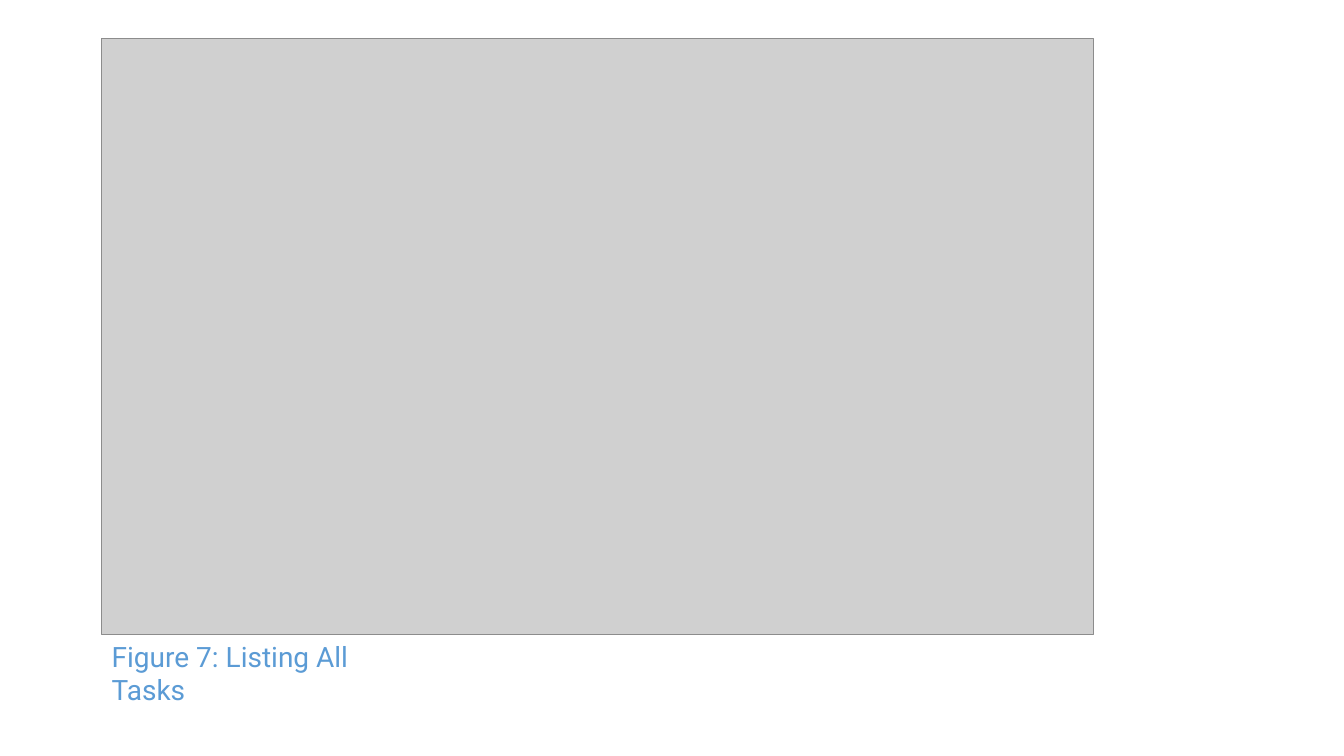
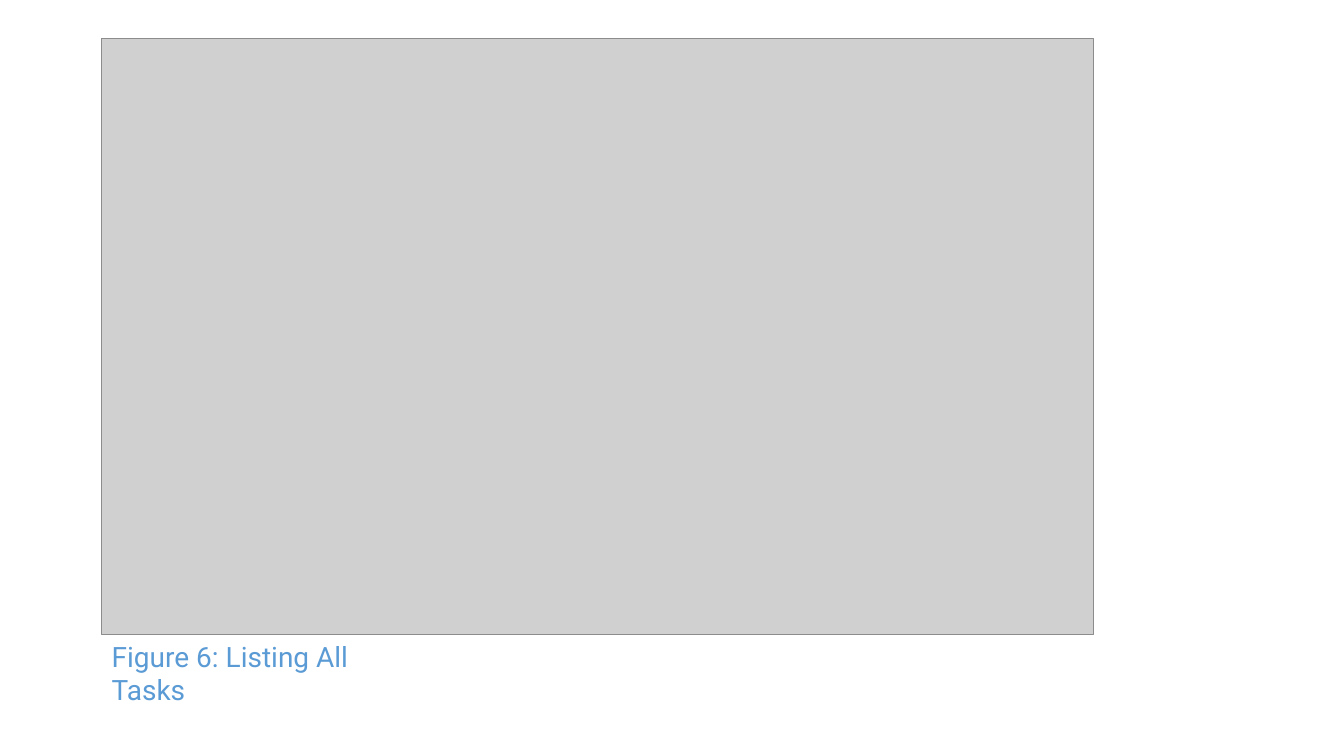
Before and after one commit to CS2103AUG2016-W11-C1/main, a slide deck: slide 6 of doc/UserGuide.pptx (slide 7 before the commit). Drawn at 1344x756 pixels with LibreOffice and Linux fonts; fonts in the diff are those of the drawing; grey boxes stand for pictures. Boxes give left, top, right and bottom in pixels: in the first picture for what was removed or moved away, otherwise in the second. Text is boxed around its words. In the diff, an @@ line names an element or a change of style, - is before the commit and + after.

```diff
--- a/doc/UserGuide.pptx
+++ b/doc/UserGuide.pptx
@@ text at (112,646,348,701): text changed @@
-Figure 7: Listing All Tasks
+Figure 6: Listing All Tasks
```
Also in this commit, not shown: 7 other slides changed, 1 slide removed, 15 other files.
